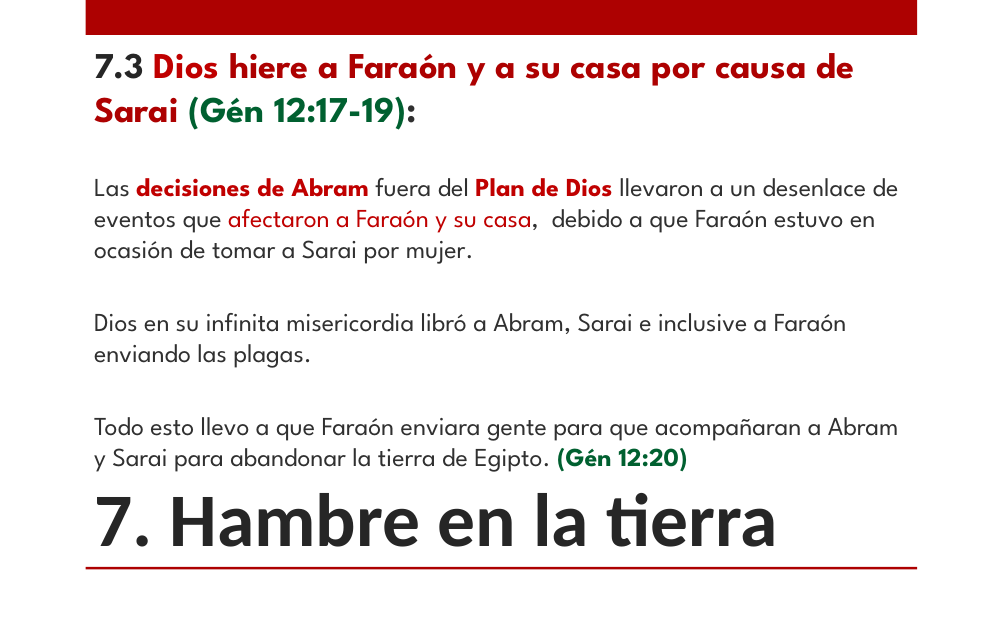
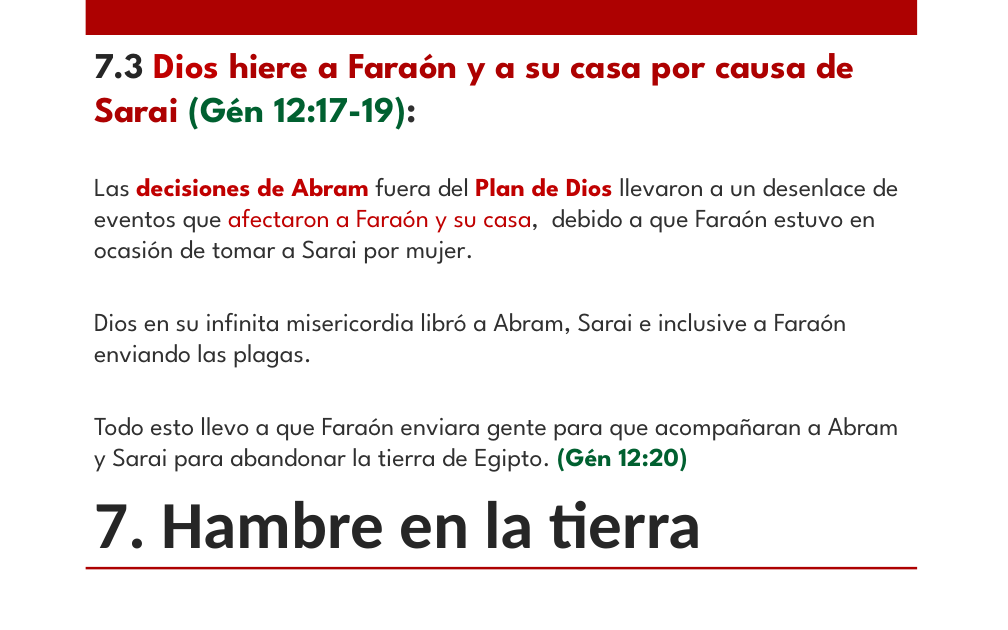
Before and after one commit to CreyTuning/documents, a slide deck: slide 15 of slideshow/Estudios Biblicos/3.-Genesis_1.pptx. Drawn at 1008x630 pixels with LibreOffice and Linux fonts; fonts in the diff are those of the drawing; background and template pictures are left out. Boxes give left, top, right and bottom in pixels: in the first picture for what was removed or moved away, otherwise in the second. Text is boxed around its words. In the diff, an @@ line names an element or a change of style, - is before the commit and + after.

```diff
--- a/slideshow/Estudios Biblicos/3.-Genesis_1.pptx
+++ b/slideshow/Estudios Biblicos/3.-Genesis_1.pptx
@@ title "7. Hambre en la tierra" at bbox=[94, 500, 701, 549]: size 54 to 48 pt @@
```
Also in this commit, not shown: 10 other slides changed, 1 other file.
